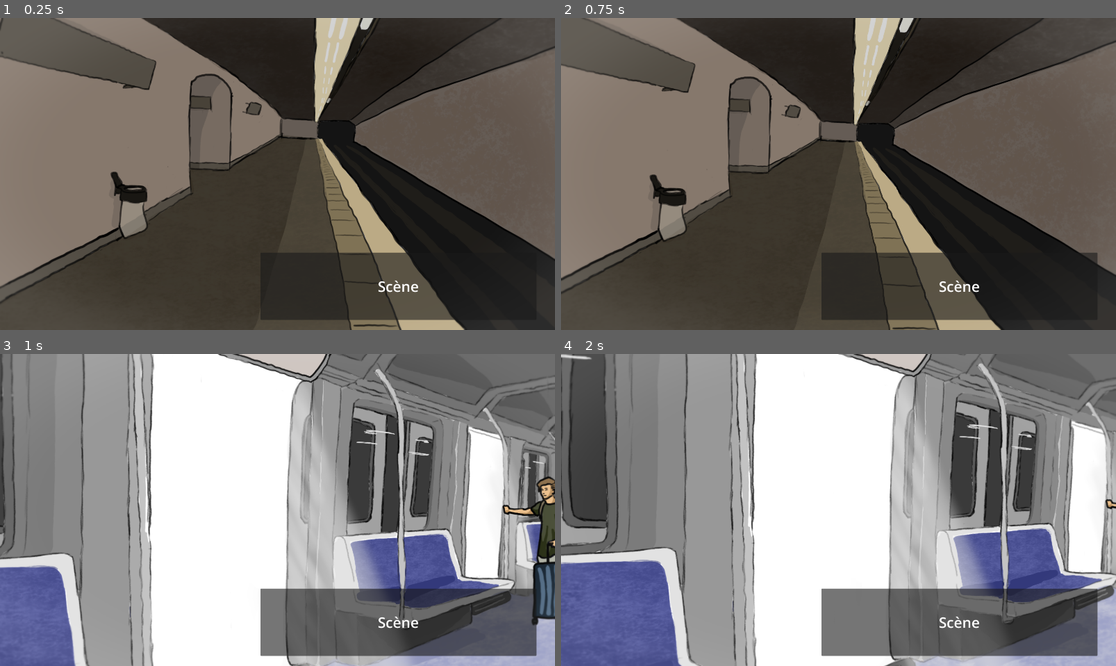
Above: before the commit, frames 1-4 (two rows, left to right).
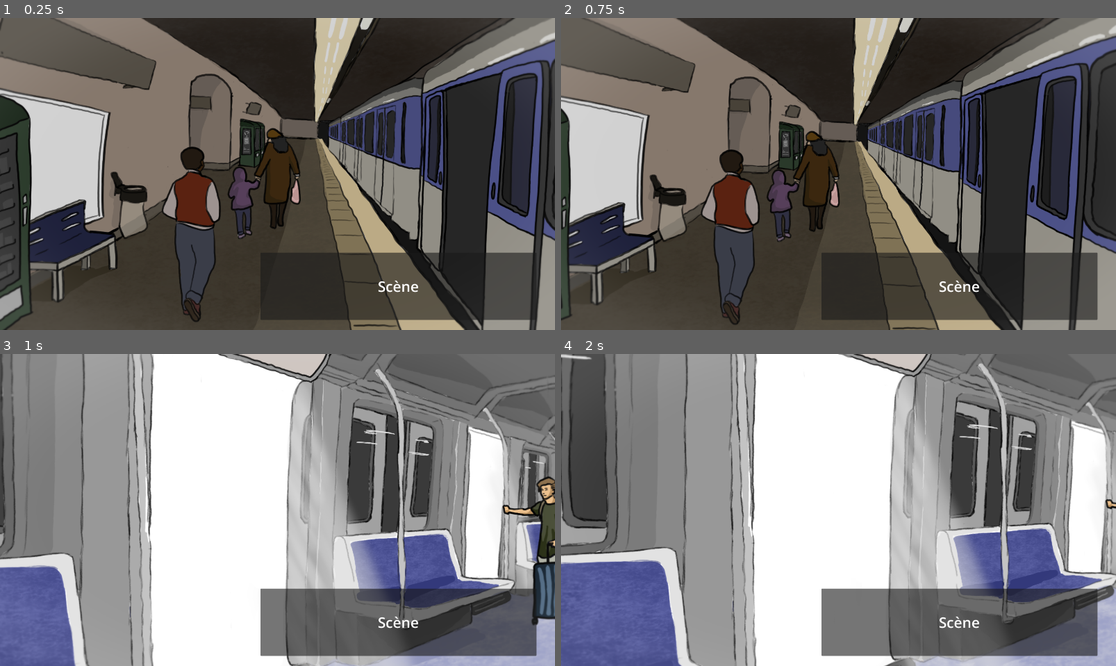
Above: after the commit, the same moments.

Repository: Hailsea/iliketrains
Game: Godot game, scene res://Scenes/MainTest.tscn
The game is run twice, just before and just after one commit, with the same random seed, the same clock (stepped at 60 frames per second) and the same inputs.
Inputs (mouse positions are in pixels of both pictures, inside the frame that each line leads up to):
- Up to frame 1 (0.25 s): no input
- Up to frame 2 (0.75 s): tap Enter (dialog_next) at 0.5 s; move the mouse to (960, 158) at 0.52 s; hold I from 0.53 s (still down); click (960, 158) at 0.67 s
- Up to frame 3 (1 s): keep holding I; tap U at 0.8 s
- Up to frame 4 (2 s): tap Space at 1.25 s; move the mouse to (727, 525) at 1.27 s; release I at 1.28 s; tap U at 1.35 s; click (727, 525) at 1.42 s; tap I at 1.55 s

The runs differ from the first frame. In frame 1, 40% of the frame differs, in the area x 0-100%, y 0-100%; in frame 2, 41%; in frame 3, nothing differs; in frame 4, nothing differs.
Error before the commit: Invalid access to property or key 'Background' on a base object of type 'Dictionary'. (res://Scripts/main_test.gd:59)
Error after the commit: Invalid access to property or key 'Background' on a base object of type 'Dictionary'. (res://Scripts/main_test.gd:58)

Commit message:
swap instanciation en hide

Diff:
--- a/Scripts/main_test.gd
+++ b/Scripts/main_test.gd
@@ -9,7 +9,6 @@
 
 var player_data:Array = []
 var scene_type="platform"
-var scene_background
 var current_scene_elements:Array=[]
 var current_scene_background
 
@@ -18,11 +17,9 @@
 
 # Called when the node enters the scene tree for the first time.
 func _ready() -> void:
-	var file = $Platform_background.events_file
 	scenes={"platform":get_child(0),"metro":get_child(1)}
+	var file = scenes[scene_type].events_file
 	load_scene_events(file)
-	print(get_child(0).position)
-	scene_background=preload("res://Scenes/full_scene_platform_with_templates.tscn")
 	#load_trigger("alix")
 	#scene_background[scene_type].show_tree("---------START")
 
@@ -35,7 +32,7 @@
 func _input(event: InputEvent) -> void:
 	if event is InputEventMouseButton:
 		if not in_event:
-			var element = $Platform_background.element_hovered()
+			var element = scenes[scene_type].element_hovered()
 			in_event = true
 			load_trigger(element)
 	if Input.is_key_pressed(KEY_R):
@@ -48,9 +45,11 @@
 		print("----------------------------------------------------------------------Y")
 		switch_door()
 	if Input.is_key_pressed(KEY_U):
-		print("----------------------------------------------------------------------T")
+		print("----------------------------------------------------------------------U")
 		change_scene("environnement_metro_interne_ouvert",["Portes_metro_interieur","Metro_carte","Homme_debout"])
-
+	if Input.is_key_pressed(KEY_I):
+		print("----------------------------------------------------------------------I")
+		scenes[scene_type].show_tree("")
 
 func load_trigger(trigger:String):
 	if not dialog_data["triggers"].has(trigger):
@@ -108,6 +107,13 @@
 
 	return null
 
+@onready var platform_background: Node2D = $Platform_background
+@onready var texte: RichTextLabel = $UI_Elements/Thoughts/Texte
+func _process(delta: float) -> void:
+	#print($Platform_background.current_element)
+	#print($Metro_background.current_element)
+	#texte.text=scenes[scene_type].current_element
+	pass
 
 func load_dialog(lines):
 	dialog.load_lines(lines)
--- a/Scripts/metro_background_change.gd
+++ b/Scripts/metro_background_change.gd
@@ -4,7 +4,7 @@
 
 var interactive_element:Dictionary={"last":"Background"}
 var current_element:String=interactive_element["last"]
-var scene_instances:Dictionary[String,PackedScene]={}
+var scene_nodes:Dictionary[String,Node2D]={}
 var backgrounds:Dictionary[String,Resource]={}
 var open:bool=false
 
@@ -15,9 +15,14 @@
 	for i in ["environnement_metro_interne_fermé","environnement_metro_interne_ouvert"]:
 		backgrounds[i]=load("res://Assets/Backgrounds/"+i+".png")
 	print(backgrounds)
+	#remove_elements()
 	#Les portes doivent être le 1er node
 	for i in ["Portes_metro_interieur","Metro_carte","Homme_debout","Homme_assis"]:
-		scene_instances[i]=load("res://Scenes/Interactive_elements/"+i+".tscn")
+		create_node_from_instance(load("res://Scenes/Interactive_elements/"+i+".tscn"),i,-1)
+	for i in get_children():
+		if i==get_child(0): continue
+		scene_nodes[i.name]=i
+		i.input_pickable=true
 
 func connect_signals() -> void:
 	for child in get_children():
@@ -57,24 +62,22 @@
 	if background=="environnement_metro_interne_fermé": open=false
 	if background=="environnement_metro_interne_ouvert" : open=true
 	get_child(0).texture=backgrounds[background]
-	for child in get_children():
-		if child==get_child(0):
-			continue
-		child.free()
-	for i in scene_instances:
+	for i in scene_nodes.keys():
 		if i in elements:
-			create_node_from_instances(i,-1)
+			scene_nodes[i].show()
+		else:
+			scene_nodes[i].hide()
 
 func switch_doors():
 	print(open)
 	print("switching")
 	if open==true:
 		get_child(0).texture=backgrounds["environnement_metro_interne_fermé"]
-		get_child(1).free()
+		scene_nodes["Portes_metro_interieur"].hide()
 	else:
 		assert(open==false,"ASSERT : open variable invalid")
 		get_child(0).texture=backgrounds["environnement_metro_interne_ouvert"]
-		create_node_from_instances("Portes_metro_interieur",1)
+		scene_nodes["Portes_metro_interieur"].show()
 	open=!open
 
 func show_tree(balise):
@@ -83,7 +86,16 @@
 		print(i.name)
 	print(balise)
 
-func create_node_from_instances(name:String,place:int):
-	add_child(scene_instances[name].instantiate())
+func create_node_from_instance(instance:PackedScene,name:String,place:int):
+	add_child(instance.instantiate())
 	get_child(-1).name=name
 	if place!=-1: move_child(get_child(-1),place)
+
+func remove_elements():
+	print("===========REMOVE===============")
+	for i in get_children():
+		print("analyse:"+i.name)
+		if i!=get_child(0):
+			i.free()
+		show_tree("___")
+	print("===========REMOVE===============")
--- a/Scripts/platform_background_change.gd
+++ b/Scripts/platform_background_change.gd
@@ -4,25 +4,24 @@
 
 var interactive_element:Dictionary={"last":"Background"}
 var current_element:String=interactive_element["last"]
-var scene_instances:Dictionary[String,PackedScene]={}
-var backgrounds:Dictionary[String,PackedScene]={}
+var scene_nodes:Dictionary[String,Node2D]={}
 var open:bool=false
 
 func _instantiate() -> void:
 	pass
 
 func _ready() -> void:
-	for i in ["environnement_exterieur_sansmetro"]:
-		var sprite_node = Sprite2D.new()
-		sprite_node.texture = load("res://Assets/Backgrounds/"+i+".png")
-		var scene = PackedScene.new()
-		scene.pack(sprite_node)
-		backgrounds[i]=scene
+	get_child(0).texture = load("res://Assets/Backgrounds/environnement_exterieur_sansmetro.png")
 	#Metro et porte DOIVENT etre les 1er et 2eme éléments (nodes d'indice 1 et 2)
-	for i in ["Metro_ferme","Metro_ouvert","Porte_ouverte","Distributeur_arriere", "Pub","Carte","Banc","Distributeur_avant","Metro_ouvert","Mere_fille","Garcon"]:
-		scene_instances[i]=load("res://Scenes/Interactive_elements/"+i+".tscn")
 	remove_elements()
-
+	for i in ["Metro_ferme","Metro_ouvert","Porte_ouverte","Distributeur_arriere", "Pub","Carte","Banc","Distributeur_avant","Mere_fille","Garcon"]:
+		create_node_from_instance(load("res://Scenes/Interactive_elements/"+i+".tscn"),i,-1)
+	for i in get_children():
+		if i==get_child(0): continue
+		scene_nodes[i.name]=i
+		i.input_pickable=true
+	print(scene_nodes)
+	scene_nodes["Metro_ferme"].hide()
 
 func connect_signals() -> void:
 	for child in get_children():
@@ -59,45 +58,34 @@
 	return interactive_element["last"]
 
 func change_elements(background: String, elements: Array[String]) -> void:
-	get_child(0).texture=load("res://Assets/SI28_metro_assets/"+background+".png")
-	open=false
-	print("-------------------------------------------------debut_instanciation")
-	var children:Dictionary[String,Node2D]={}
-	var children_index=0
-	remove_elements()
-	show_tree("---------------------------------POST DELETE")
-	for i_string in scene_instances:
-		if i_string in elements:
-			if i_string=="Porte_ouverte": open=true
-			if i_string in children:
-				children_index+=1
-			else:
-				create_node_from_instances(i_string,-1)
-			print(i_string)
-			print(open)
-	print("-------------------------------------------------fin_instanciation")
+	open="Porte_ouverte" in elements
+	for i in scene_nodes.keys():
+		if i in elements:
+			scene_nodes[i].show()
+		else:
+			scene_nodes[i].hide()
 
 func switch_doors():
-	if (!get_child(1).name.contains("Metro")):
+	if (!get_child(1).visible && !get_child(2).visible):
 		print("Pas de métro")
 		show_tree("-----------------NO TRAIIIIIIIIIN")
 		return
 	assert(get_child(1).name.contains("Metro"),"Pas de metro")
 	if open==true:
-		get_child(2).free()
-		get_child(1).free()
-		create_node_from_instances("Metro_ferme",1)
+		scene_nodes["Porte_ouverte"].hide()
+		scene_nodes["Metro_ouvert"].hide()
+		scene_nodes["Metro_ferme"].show()
 	else:
 		assert(open==false,"ASSERT : open variable invalid")
-		get_child(1).free()
-		create_node_from_instances("Metro_ouvert",1)
-		create_node_from_instances("Porte_ouverte",2)
+		scene_nodes["Porte_ouverte"].show()
+		scene_nodes["Metro_ouvert"].show()
+		scene_nodes["Metro_ferme"].hide()
 	open=!open
 	print(open)
 	return
 
-func create_node_from_instances(name:String,place:int):
-	add_child(scene_instances[name].instantiate())
+func create_node_from_instance(instance:PackedScene, name:String,place:int):
+	add_child(instance.instantiate())
 	get_child(-1).name=name
 	if place!=-1: move_child(get_child(-1),place)
 
@@ -105,6 +93,9 @@
 	print(balise)
 	for i in get_children():
 		print(i.name)
+		if i!=get_child(0):
+			print(i.visible)
+			print(i.input_pickable)
 	print(balise)
 
 func remove_elements():
